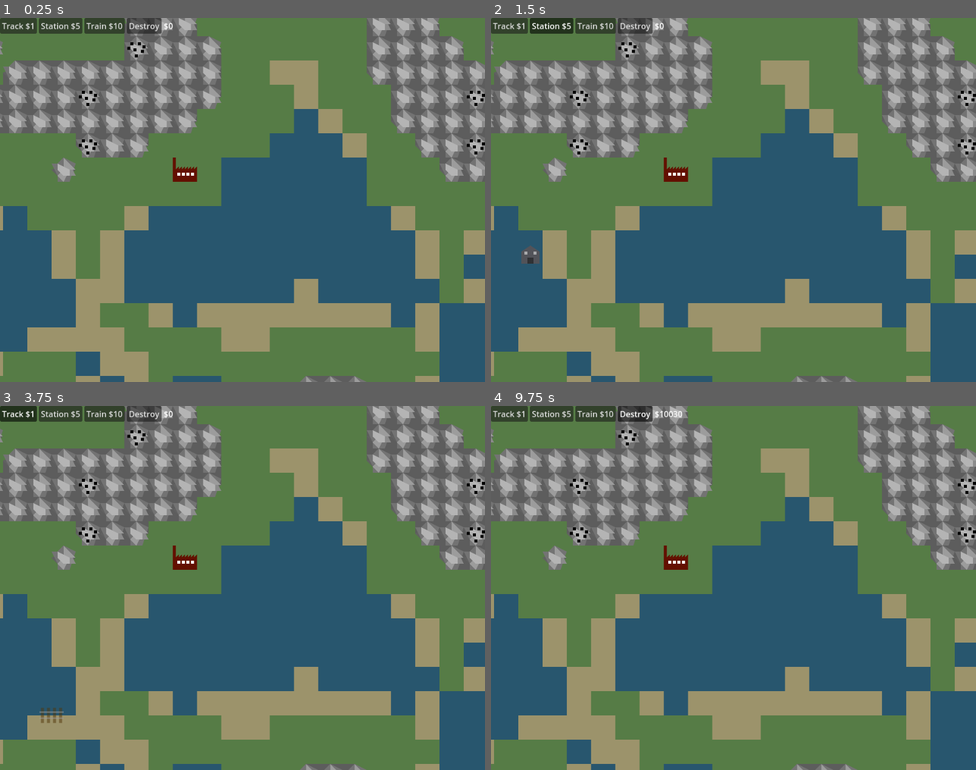
Above: before the commit, frames 1-4 (two rows, left to right).
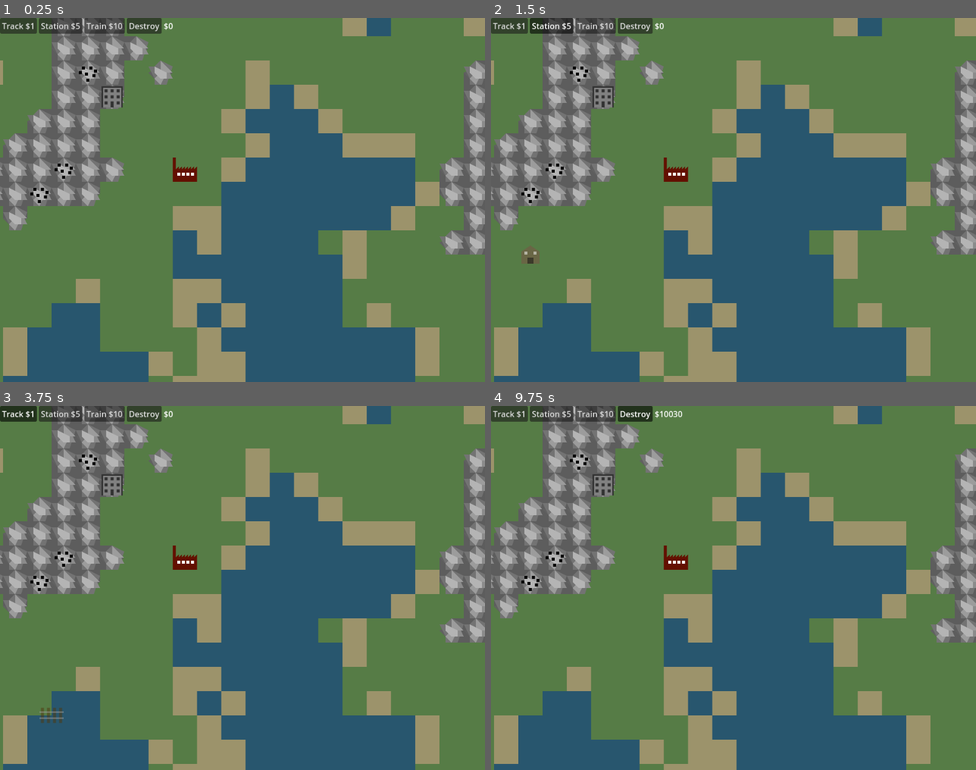
Above: after the commit, the same moments.

Repository: Godsmith/trainfinity3
Game: Godot game, scene res://scenes/overground.tscn
The game is run twice, just before and just after one commit, with the same random seed, the same clock (stepped at 60 frames per second) and the same inputs.
Inputs (mouse positions are in pixels of both pictures, inside the frame that each line leads up to):
- Up to frame 1 (0.25 s): no input
- Up to frame 2 (1.5 s): click "Track $1" at 0.5 s; click "Station $5" at 1.25 s
- Up to frame 3 (3.75 s): click "Train $10" at 2 s; click "Destroy" at 2.75 s; click "Track $1" at 3.5 s
- Up to frame 4 (9.75 s): click "Station $5" at 4.25 s; click "Train $10" at 5 s; click "Destroy" at 5.75 s; click "Track $1" at 6.5 s; click "Station $5" at 7.25 s; click "Train $10" at 8 s; click "Destroy" at 8.75 s; tap Enter at 9.5 s; move the mouse to (651, 580) at 9.52 s; tap X at 9.6 s; click (651, 580) at 9.67 s

The runs differ from the first frame. In frame 1, 59% of the frame differs, in the area x 0-100%, y 0-100%; in frame 2, 59%; in frame 3, 59%; in frame 4, 59%.

Commit message:
Refactoring: move terrain setup to separate script

Diff:
--- a/scenes/overground.tscn
+++ b/scenes/overground.tscn
@@ -1,7 +1,8 @@
-[gd_scene load_steps=7 format=3 uid="uid://ceoib4xplu3v4"]
+[gd_scene load_steps=8 format=3 uid="uid://ceoib4xplu3v4"]
 
 [ext_resource type="Script" uid="uid://cqw467o78e8bf" path="res://scripts/overground.gd" id="1_u5idq"]
 [ext_resource type="PackedScene" uid="uid://vyo6h6rte1xu" path="res://scenes/gui.tscn" id="2_lgfhw"]
+[ext_resource type="Script" uid="uid://b0hwy8lp74v6y" path="res://scenes/terrain.gd" id="2_xra4t"]
 [ext_resource type="Script" uid="uid://d070mqp5unjky" path="res://scripts/camera_2d.gd" id="3_mg5ko"]
 [ext_resource type="PackedScene" uid="uid://rq8dlyspro46" path="res://scenes/track.tscn" id="4_tl2kb"]
 [ext_resource type="PackedScene" uid="uid://b1064yqqmy7mf" path="res://scenes/station.tscn" id="5_ilnf8"]
@@ -11,6 +12,7 @@
 script = ExtResource("1_u5idq")
 
 [node name="Terrain" type="Node2D" parent="."]
+script = ExtResource("2_xra4t")
 
 [node name="Camera2D" type="Camera2D" parent="."]
 position = Vector2(38, 20)
--- /dev/null
+++ b/scenes/terrain.gd
@@ -0,0 +1,105 @@
+extends Node2D
+
+const HALF_GRID_SIZE := 32
+
+const FACTORY = preload("res://scenes/factory.tscn")
+const WATER = preload("res://scenes/water.tscn")
+const SAND = preload("res://scenes/sand.tscn")
+const WALL = preload("res://scenes/wall.tscn")
+const ORE = preload("res://scenes/ore.tscn")
+const CITY = preload("res://scenes/city.tscn")
+
+@export_range(-1.0, 1.0) var water_level: float = -0.2
+@export_range(-1.0, 1.0) var sand_level: float = -0.1
+@export_range(-1.0, 1.0) var mountain_level: float = 0.3
+@export_range(0.0, 1.0) var ore_chance: float = 0.1
+
+# When creating terrain, walls and water positions are recorded here,
+# so that when building things later we can check this set to see
+# where we cannot build. Using a Dictionary as a set, since there is
+# no set in Godot.
+# Untyped, since the keys are multiple types of classes and Godot does not
+# have union types.
+var obstacle_position_set: Dictionary = {}
+
+# Called when the node enters the scene tree for the first time.
+func _ready() -> void:
+	var noise := FastNoiseLite.new()
+	noise.noise_type = FastNoiseLite.TYPE_SIMPLEX
+	noise.seed = randi() # random terrain each run
+	noise.frequency = 0.05
+
+	var factory = FACTORY.instantiate()
+	factory.position = Vector2(0, 0)
+	add_child(factory)
+
+	var grid_positions: Array[Vector2i] = []
+	var noise_from_position: Dictionary[Vector2i, float] = {}
+
+	for x in range(-HALF_GRID_SIZE, HALF_GRID_SIZE):
+		for y in range(-HALF_GRID_SIZE, HALF_GRID_SIZE):
+			if x >= -1 and x <= 1 and y >= -1 and y <= 1:
+				# Do not place around starting factory
+				continue
+			var grid_position = Vector2i(x, y) * Global.TILE_SIZE
+			grid_positions.append(grid_position)
+			noise_from_position[grid_position] = noise.get_noise_2d(x, y)
+	for pos in grid_positions:
+		var noise_level = noise_from_position[pos]
+		if noise_level < water_level:
+			var water = WATER.instantiate()
+			var water_position = pos
+			water.position = water_position
+			obstacle_position_set[water_position] = water
+			add_child(water)
+		elif noise_level < sand_level:
+			var sand = SAND.instantiate()
+			sand.position = pos
+			add_child(sand)
+		elif noise_level > mountain_level:
+			var wall = WALL.instantiate()
+			var wall_position = pos
+			wall.position = wall_position
+			obstacle_position_set[wall_position] = wall
+			add_child(wall)
+
+			# maybe add ore inside this wall
+			if randf() < ore_chance:
+				var ore = ORE.instantiate()
+				ore.position = Vector2.ZERO # relative to wall
+				wall.add_child(ore)
+
+	# Make walls look nicer
+	for pos in obstacle_position_set.keys():
+		var wall = obstacle_position_set[pos]
+		if not wall is Wall:
+			continue
+
+		var west_of = pos + Vector2i(-Global.TILE_SIZE, 0)
+		var east_of = pos + Vector2i(Global.TILE_SIZE, 0)
+		var north_of = pos + Vector2i(0, -Global.TILE_SIZE)
+		var south_of = pos + Vector2i(0, Global.TILE_SIZE)
+
+
+		if not west_of in obstacle_position_set or obstacle_position_set[west_of] is not Wall:
+			wall.get_node("West").visible = false
+		if not east_of in obstacle_position_set or obstacle_position_set[east_of] is not Wall:
+			wall.get_node("East").visible = false
+		if not south_of in obstacle_position_set or obstacle_position_set[south_of] is not Wall:
+			wall.get_node("South").visible = false
+		if not north_of in obstacle_position_set or obstacle_position_set[north_of] is not Wall:
+			wall.get_node("North").visible = false
+
+	# Add cities
+	var possible_city_positions: Array[Vector2i] = []
+	for pos in grid_positions:
+		if pos not in obstacle_position_set:
+			possible_city_positions.append(pos)
+	for i in 5:
+		var city_position = possible_city_positions.pick_random()
+		possible_city_positions.erase(city_position)
+		var city = CITY.instantiate()
+		city.position = city_position
+		add_child(city)
+
+	pass # Replace with function body.
--- a/scripts/game.gd
+++ b/scripts/game.gd
@@ -2,23 +2,16 @@
 
 class_name Game
 
-const HALF_GRID_SIZE := 32
 const TILE := Vector2(Global.TILE_SIZE, Global.TILE_SIZE)
 const SCALE_FACTOR := 2 # Don't remember where I set this
 enum GUI_STATE {NONE, TRACK, STATION, TRAIN1, TRAIN2, LIGHT, DESTROY}
 
-const FACTORY = preload("res://scenes/factory.tscn")
 const STATION = preload("res://scenes/station.tscn")
 const TRAIN = preload("res://scenes/train.tscn")
 const TRACK = preload("res://scenes/track.tscn")
-const WATER = preload("res://scenes/water.tscn")
-const SAND = preload("res://scenes/sand.tscn")
-const WALL = preload("res://scenes/wall.tscn")
-const ORE = preload("res://scenes/ore.tscn")
-const CITY = preload("res://scenes/city.tscn")
 const LIGHT = preload("res://scenes/light.tscn")
 
-@onready var terrain_node = $Terrain
+@onready var terrain = $Terrain
 @onready var ghost_track = $GhostTrack
 @onready var ghost_station = $GhostStation
 @onready var ghost_light = $GhostLight
@@ -42,18 +35,6 @@
 
 var selected_station: Station = null
 
-@export_range(-1.0, 1.0) var water_level: float = -0.2
-@export_range(-1.0, 1.0) var sand_level: float = -0.1
-@export_range(-1.0, 1.0) var mountain_level: float = 0.3
-@export_range(0.0, 1.0) var ore_chance: float = 0.1
-
-# When creating terrain, walls and water positions are recorded here,
-# so that when building things later we can check this set to see
-# where we cannot build. Using a Dictionary as a set, since there is
-# no set in Godot.
-# Untyped, since the keys are multiple types of classes and Godot does not
-# have union types.
-var obstacle_position_set: Dictionary = {}
 
 class Bank:
 	const _start_price := {
@@ -141,87 +122,6 @@
 	$Gui/HBoxContainer/LightButton.connect("toggled", _on_lightbutton_toggled)
 	$Gui/HBoxContainer/DestroyButton.connect("toggled", _on_destroybutton_toggled)
 	$Timer.connect("timeout", _on_timer_timeout)
-	_generate_map()
-
-
-func _generate_map():
-	var noise := FastNoiseLite.new()
-	noise.noise_type = FastNoiseLite.TYPE_SIMPLEX
-	noise.seed = randi() # random terrain each run
-	noise.frequency = 0.05
-
-	var factory = FACTORY.instantiate()
-	factory.position = Vector2(0, 0)
-	add_child(factory)
-
-	var grid_positions: Array[Vector2i] = []
-	var noise_from_position: Dictionary[Vector2i, float] = {}
-
-	for x in range(-HALF_GRID_SIZE, HALF_GRID_SIZE):
-		for y in range(-HALF_GRID_SIZE, HALF_GRID_SIZE):
-			if x >= -1 and x <= 1 and y >= -1 and y <= 1:
-				# Do not place around starting factory
-				continue
-			var grid_position = Vector2i(x, y) * Global.TILE_SIZE
-			grid_positions.append(grid_position)
-			noise_from_position[grid_position] = noise.get_noise_2d(x, y)
-	for pos in grid_positions:
-		var noise_level = noise_from_position[pos]
-		if noise_level < water_level:
-			var water = WATER.instantiate()
-			var water_position = pos
-			water.position = water_position
-			obstacle_position_set[water_position] = water
-			terrain_node.add_child(water)
-		elif noise_level < sand_level:
-			var sand = SAND.instantiate()
-			sand.position = pos
-			terrain_node.add_child(sand)
-		elif noise_level > mountain_level:
-			var wall = WALL.instantiate()
-			var wall_position = pos
-			wall.position = wall_position
-			obstacle_position_set[wall_position] = wall
-			terrain_node.add_child(wall)
-
-			# maybe add ore inside this wall
-			if randf() < ore_chance:
-				var ore = ORE.instantiate()
-				ore.position = Vector2.ZERO # relative to wall
-				wall.add_child(ore)
-
-	# Make walls look nicer
-	for pos in obstacle_position_set.keys():
-		var wall = obstacle_position_set[pos]
-		if not wall is Wall:
-			continue
-
-		var west_of = pos + Vector2i(-Global.TILE_SIZE, 0)
-		var east_of = pos + Vector2i(Global.TILE_SIZE, 0)
-		var north_of = pos + Vector2i(0, -Global.TILE_SIZE)
-		var south_of = pos + Vector2i(0, Global.TILE_SIZE)
-
-
-		if not west_of in obstacle_position_set or obstacle_position_set[west_of] is not Wall:
-			wall.get_node("West").visible = false
-		if not east_of in obstacle_position_set or obstacle_position_set[east_of] is not Wall:
-			wall.get_node("East").visible = false
-		if not south_of in obstacle_position_set or obstacle_position_set[south_of] is not Wall:
-			wall.get_node("South").visible = false
-		if not north_of in obstacle_position_set or obstacle_position_set[north_of] is not Wall:
-			wall.get_node("North").visible = false
-
-	# Add cities
-	var possible_city_positions: Array[Vector2i] = []
-	for pos in grid_positions:
-		if pos not in obstacle_position_set:
-			possible_city_positions.append(pos)
-	for i in 5:
-		var city_position = possible_city_positions.pick_random()
-		possible_city_positions.erase(city_position)
-		var city = CITY.instantiate()
-		city.position = city_position
-		terrain_node.add_child(city)
 
 
 func _unhandled_input(event: InputEvent) -> void:
@@ -278,7 +178,7 @@
 		var pos2 = ghost_track_tile_positions[i + 1]
 		var track := Track.create(pos1, pos2)
 		# TODO: add other stuff beside walls here
-		var is_allowed = (Vector2i(pos1) not in obstacle_position_set and Vector2i(pos2) not in obstacle_position_set)
+		var is_allowed = (Vector2i(pos1) not in terrain.obstacle_position_set and Vector2i(pos2) not in terrain.obstacle_position_set)
 		track.set_color(true, is_allowed)
 		var midway_position = Vector2(pos1).lerp(pos2, 0.5)
 		track.position = midway_position
@@ -297,7 +197,7 @@
 		return
 
 	for ghost_track_tile_position in ghost_track_tile_positions:
-		if Vector2i(ghost_track_tile_position) in obstacle_position_set:
+		if Vector2i(ghost_track_tile_position) in terrain.obstacle_position_set:
 			_reset_ghost_tracks()
 			return
 
Not shown, added: scenes/terrain.gd.uid
Not shown, changed: TODO.md
